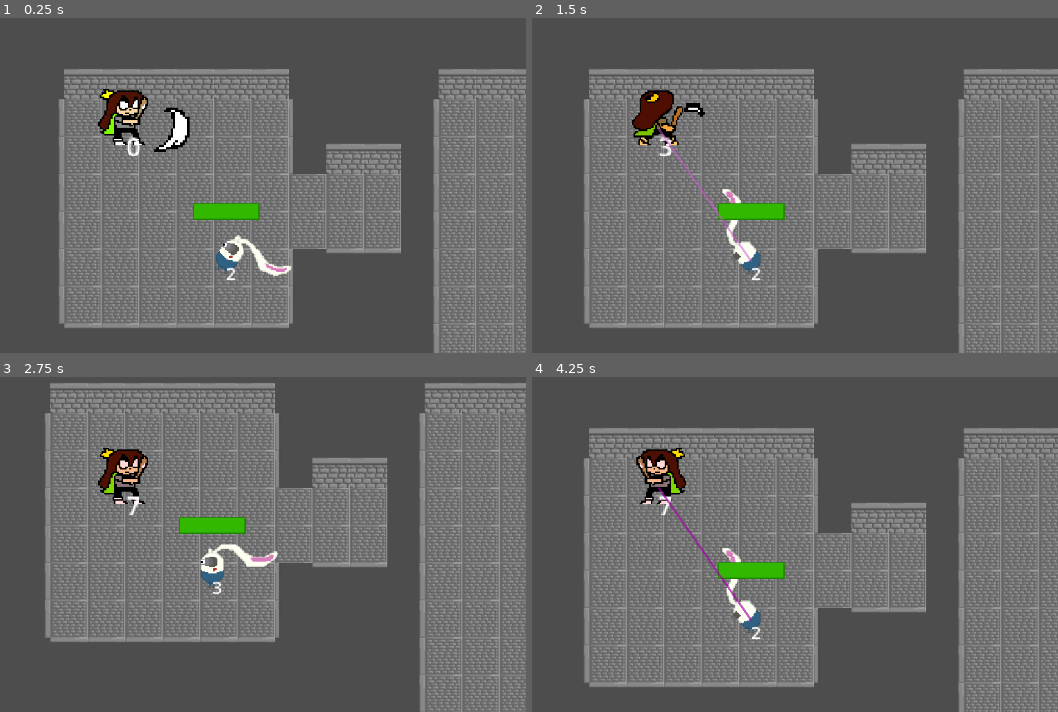
Above: before the commit, frames 1-4 (two rows, left to right).
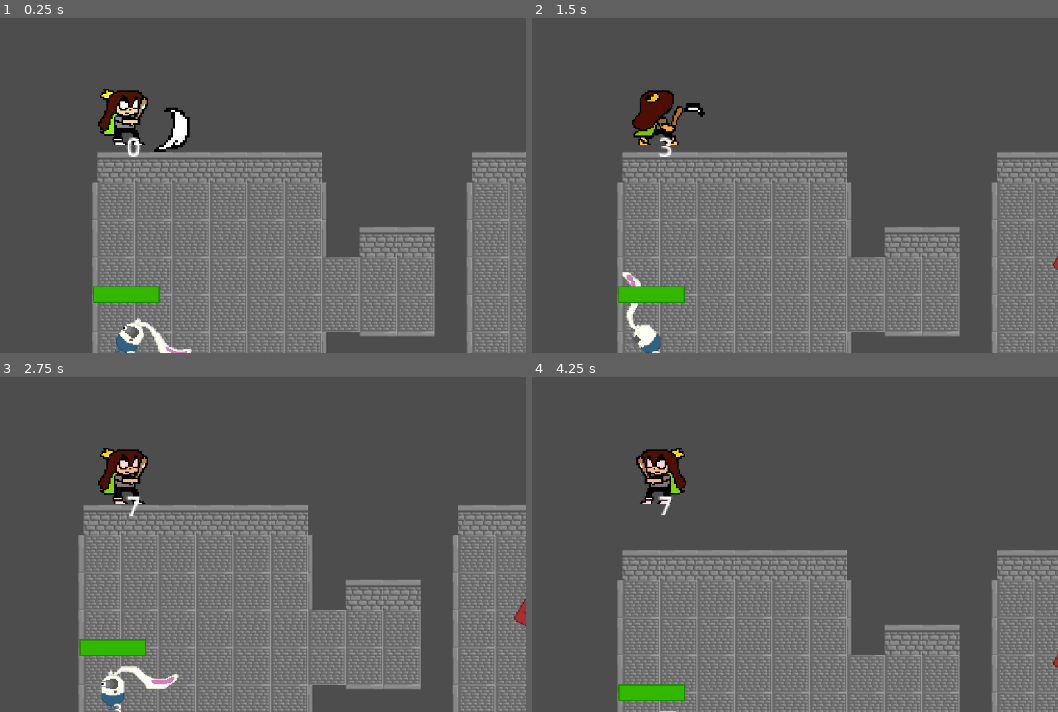
Above: after the commit, the same moments.

Repository: Megameca04/Proyecto_Cuki
Game: Godot game, scene res://Pruebas.tscn
The game is run twice, just before and just after one commit, with the same random seed, the same clock (stepped at 60 frames per second) and the same inputs.
Inputs:
- Up to frame 1 (0.25 s): no input
- Up to frame 2 (1.5 s): tap Enter at 0.5 s; hold Right (ui_right) 0.53-1.28 s; hold Z (Atacar) 0.53-1.28 s; hold Down (ui_down) from 1.28 s (still down); tap X (Dash) at 1.35 s
- Up to frame 3 (2.75 s): release Down (ui_down) at 2.03 s; hold Right (ui_right) from 2.03 s (still down); hold Z (Atacar) from 2.03 s (still down)
- Up to frame 4 (4.25 s): release Right (ui_right) at 2.78 s; release Z (Atacar) at 2.78 s; hold Up (ui_up) 2.78-3.53 s; tap X (Dash) at 2.85 s; hold Left (ui_left) from 3.53 s (still down); hold Z (Atacar) from 3.53 s (still down)

The runs differ from the first frame. In frame 1, 42% of the frame differs, in the area x 11-100%, y 15-100%; in frame 2, 43%; in frame 3, 53%, in the area x 8-100%, y 1-100%; in frame 4, 45%.

Commit message:
Generacion de dardos y funcionamiento correcto

Diff:
--- a/Cuki-Clash of the Kuins/Entidades/Chooty.tscn
+++ b/Cuki-Clash of the Kuins/Entidades/Chooty.tscn
@@ -120,6 +120,7 @@
 collision_mask = 4
 
 [node name="Shoot_timer" type="Timer" parent="."]
+wait_time = 3.0
 one_shot = true
 
 [node name="AnimationPlayer" type="AnimationPlayer" parent="."]
--- a/Cuki-Clash of the Kuins/Entidades/Dardo_veneno.tscn
+++ b/Cuki-Clash of the Kuins/Entidades/Dardo_veneno.tscn
@@ -4,7 +4,7 @@
 
 [sub_resource type="Animation" id="Animation_cawpb"]
 resource_name = "Disparar_dardo"
-length = 0.5
+length = 0.3
 tracks/0/type = "value"
 tracks/0/imported = false
 tracks/0/enabled = true
@@ -12,7 +12,7 @@
 tracks/0/interp = 2
 tracks/0/loop_wrap = true
 tracks/0/keys = {
-"times": PackedFloat32Array(0, 0.2, 0.5),
+"times": PackedFloat32Array(0, 0.1, 0.3),
 "transitions": PackedFloat32Array(1, 1, 1),
 "update": 0,
 "values": [Color(0.654902, 0, 0.670588, 0.47451), Color(0.654902, 0, 0.670588, 1), Color(1, 0.584314, 1, 0)]
@@ -24,7 +24,7 @@
 }
 
 [node name="Dardo_veneno" type="RayCast2D"]
-collision_mask = 31
+collision_mask = 23
 script = ExtResource("1_i57nw")
 
 [node name="Line2D" type="Line2D" parent="."]
--- a/Cuki-Clash of the Kuins/Pruebas.tscn
+++ b/Cuki-Clash of the Kuins/Pruebas.tscn
@@ -1,7 +1,8 @@
-[gd_scene load_steps=6 format=3 uid="uid://cep4oemi8n8dk"]
+[gd_scene load_steps=7 format=3 uid="uid://cep4oemi8n8dk"]
 
 [ext_resource type="PackedScene" uid="uid://c1bw1m1tr8gem" path="res://Entidades/Cuki.tscn" id="1"]
 [ext_resource type="Texture2D" uid="uid://yfaphak8gtm2" path="res://Sprites/Tilesets/Calabozo/Tileset Calabozo.png" id="3_c7ptk"]
+[ext_resource type="PackedScene" uid="uid://gg8rb8xhhwk5" path="res://Entidades/blonk.tscn" id="4_81n0s"]
 [ext_resource type="PackedScene" uid="uid://bo8b3iunrn026" path="res://Entidades/Chooty.tscn" id="7_spxc7"]
 
 [sub_resource type="TileSetAtlasSource" id="TileSetAtlasSource_x75un"]
@@ -37,7 +38,7 @@
 y_sort_enabled = true
 
 [node name="Cuki" parent="." instance=ExtResource("1")]
-position = Vector2(96, 64)
+position = Vector2(64, -16)
 
 [node name="Camera2D" type="Camera2D" parent="Cuki"]
 zoom = Vector2(1.5, 1.5)
@@ -49,5 +50,8 @@
 layer_0/tile_data = PackedInt32Array(65536, 1, 1, 131072, 1, 1, 196608, 1, 1, 262144, 1, 1, 327680, 1, 1, 65543, 131073 …(10513 unchanged characters)…
 
 [node name="Chooty" parent="." instance=ExtResource("7_spxc7")]
-position = Vector2(192, 192)
+position = Vector2(64, 192)
 element_attack_name = "Poison"
+
+[node name="Blonk" parent="." instance=ExtResource("4_81n0s")]
+position = Vector2(496, 96)
--- a/Cuki-Clash of the Kuins/Scripts/Blonk.gd
+++ b/Cuki-Clash of the Kuins/Scripts/Blonk.gd
@@ -23,7 +23,6 @@
 func _process(delta):
 	animationFace()
 	blonkBehaviour()
-	$Label.text = "TS: "+elemental_state.getTemporalState()+"\nMS: "+elemental_state.getMovementState()+"\nTl: "+str(elemental_state.elemental_timer.get_time_left())
 
 func _physics_process(delta):
 	blonkMovement()
@@ -76,7 +75,11 @@
 func defeat():
 	self.queue_free()
 
-func attackedBySomething(healthLost):
+func elemental_damage(element):
+	elemental_state.contactWithElement(element)
+
+func attackedBySomething(knockbackForce, healthLost, something):
+	health.current -= healthLost
 	if elemental_state.getMovementState() != "Frozen":
 		health_bar.show()
 		hide_timer.start()
@@ -96,13 +99,13 @@
 
 func _on_hitbox_area_entered(area):
 	if area.is_in_group("C_attack"):
-		attackedBySomething(1)
+		attackedBySomething(0,1,null)
 	if area.is_in_group("expl_attack") || area.is_in_group("expl_bun"):
-		attackedBySomething(2)
+		attackedBySomething(0,2,null)
 	# elemental_state.contactWithElement(area.name)
 	elemental_state.contactWithElementGroup(area.get_groups())
 	if (area.name == "Water" && elemental_state.getMovementState() == "Paralyzed"):
-		attackedBySomething(1)
+		attackedBySomething(0,1,null)
 
 func _on_attack_area_body_entered(body):
 	if body != self:
@@ -121,8 +124,8 @@
 
 func _on_elemental_state_temporal_damage():
 	if (elemental_state.getTemporalState() == "Fire"):
-		attackedBySomething(1)
+		attackedBySomething(0,1,null)
 	if (elemental_state.getTemporalState() == "IntenseFire"):
-		attackedBySomething(1 * 2)
+		attackedBySomething(0,2,null)
 	if (elemental_state.getTemporalState() == "Electroshocked"):
-		attackedBySomething(1)
+		attackedBySomething(0,1,null)
--- a/Cuki-Clash of the Kuins/Scripts/Chooty.gd
+++ b/Cuki-Clash of the Kuins/Scripts/Chooty.gd
@@ -162,6 +162,9 @@
 func defeat():
 	self.queue_free()
 
+func elemental_damage(element):
+	elemental_state.contactWithElement(element)
+
 func attackedBySomething(healthLost):
 	if elemental_state.getMovementState() != "Frozen":
 		health_bar.show()
--- a/Cuki-Clash of the Kuins/Scripts/Cuki.gd
+++ b/Cuki-Clash of the Kuins/Scripts/Cuki.gd
@@ -253,6 +253,9 @@
 	if (area.name == "Water" && elemental_state.getMovementState() == "Paralyzed"):
 		attackedBySomething(0, 1, area)
 
+func elemental_damage(element):
+	elemental_state.contactWithElement(element)
+
 func _on_elemental_state_temporal_damage():
 	if (elemental_state.getTemporalState() == "Fire"):
 		attackedBySomething(0, 1, null)
--- a/Cuki-Clash of the Kuins/Scripts/Dardo_veneno.gd
+++ b/Cuki-Clash of the Kuins/Scripts/Dardo_veneno.gd
@@ -5,10 +5,21 @@
 
 func _ready():
 	target_position = to_local(objective)
-	$Line2D.add_point(self.target_position,0)
-	$Line2D.add_point(Vector2.ZERO,1)
-	$AnimationPlayer.play("Disparar_dardo")
+
+func _process(delta):
+	if $Line2D.get_point_count() < 2:
+		$Line2D.add_point(Vector2.ZERO,0)
+		if is_colliding():
+			$Line2D.add_point(to_local(get_collision_point()),1)
+		else:
+			$Line2D.add_point(self.target_position,1)
+		$AnimationPlayer.play("Disparar_dardo")
 
 
 func _on_animation_player_animation_finished(anim_name):
+	if is_colliding():
+		var cuerpo = get_collider()
+		if cuerpo.is_in_group("Enemy") or cuerpo.name == "Cuki":
+			get_collider().attackedBySomething(0,1,self)
+			get_collider().elemental_damage("Poison")
 	self.queue_free()
--- a/Cuki-Clash of the Kuins/Scripts/ExplosiveEater.gd
+++ b/Cuki-Clash of the Kuins/Scripts/ExplosiveEater.gd
@@ -118,6 +118,9 @@
 		if body.get_name() == "Cuki" && state == ExplosiveEaterState.Pursuing:
 			stateAndAnimationChange(ExplosiveEaterState.Exploding)
 
+func elemental_damage(element):
+	elemental_state.contactWithElement(element)
+
 func _on_hitbox_area_entered(area):
 	if area.is_in_group("C_attack"):
 		if state == ExplosiveEaterState.Pursuing:
--- a/Cuki-Clash of the Kuins/Scripts/Rabion.gd
+++ b/Cuki-Clash of the Kuins/Scripts/Rabion.gd
@@ -89,18 +89,13 @@
 		$Sprite2D.scale.x = -1
 		$CollisionShape2D.scale.x = -1
 
-func _on_Area2D_area_entered(area): #si entra un area (ataques)
+func _on_Area2D_area_entered(area):
 	if elemental_state.getMovementState() != "Frozen":
-		if area.is_in_group("C_attack"): #si entra un enemigo, ajustar dirección del knockback
-			#ajuste de componentes X e Y del vector del Knocback
-			knockback -= 350*Vector2(cos(get_angle_to(area.global_position)),sin(get_angle_to(area.global_position)))
-			$Knockback_timer.start() #activa el temporizador del knocback
-			health_bar.show() #mostrar salud
-			hide_timer.start() #cuando se desactiva la salud
+		if area.is_in_group("C_attack"):
 			if elemental_state.getTemporalState() == "Venom":
-				health.current -= 1 * 2 #reduce salud
+				attackedBySomething(350,2,area)
 			else:
-				health.current -= 1 #reduce salud
+				attackedBySomething(350,1,area)
 
 		if area.is_in_group("expl_attack") || area.is_in_group("expl_bun"):
 			knockback -= 600*Vector2(cos(get_angle_to(area.global_position)),sin(get_angle_to(area.global_position)))
@@ -115,6 +110,15 @@
 	if (area.name == "Water" && elemental_state.getMovementState() == "Paralyzed"):
 		health.current -= 1 #reduce salud
 
+
+func elemental_damage(element):
+	elemental_state.contactWithElement(element)
+
+func attackedBySomething(knockbackForce, healthLost, something):
+	if (something != null):
+		knockback -= knockbackForce*Vector2(cos(get_angle_to(something.position)),sin(get_angle_to(something.position)))
+	$Knockback_timer.start()
+	health.current -= healthLost
 
 func _on_hide_timer_timeout():
 	health_bar.hide()
Not shown: 2 places in Cuki-Clash of the Kuins/Entidades/Chooty.tscn that only renumber resources
Not shown: 2 places in Cuki-Clash of the Kuins/Entidades/Cuki.tscn that only renumber resources
Not shown: 2 places in Cuki-Clash of the Kuins/Entidades/Rabion.tscn that only renumber resources
Not shown: 2 places in Cuki-Clash of the Kuins/Entidades/blonk.tscn that only renumber resources
Not shown: 2 places in Cuki-Clash of the Kuins/Entidades/explosive_eater.tscn that only renumber resources
